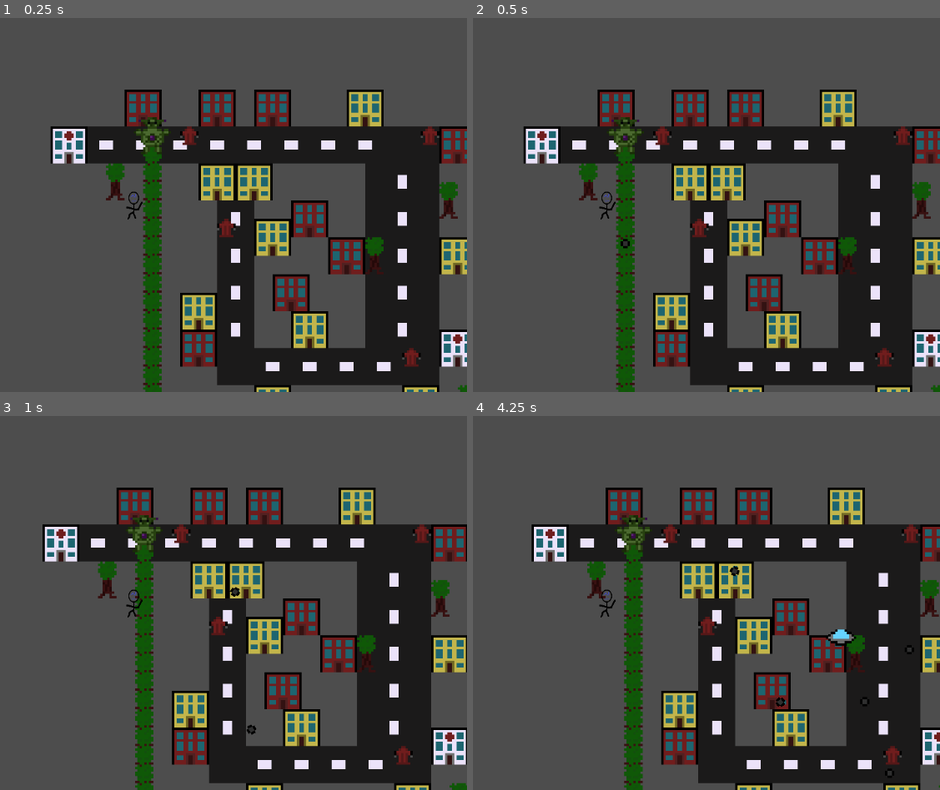
Above: before the commit, frames 1-4 (two rows, left to right).
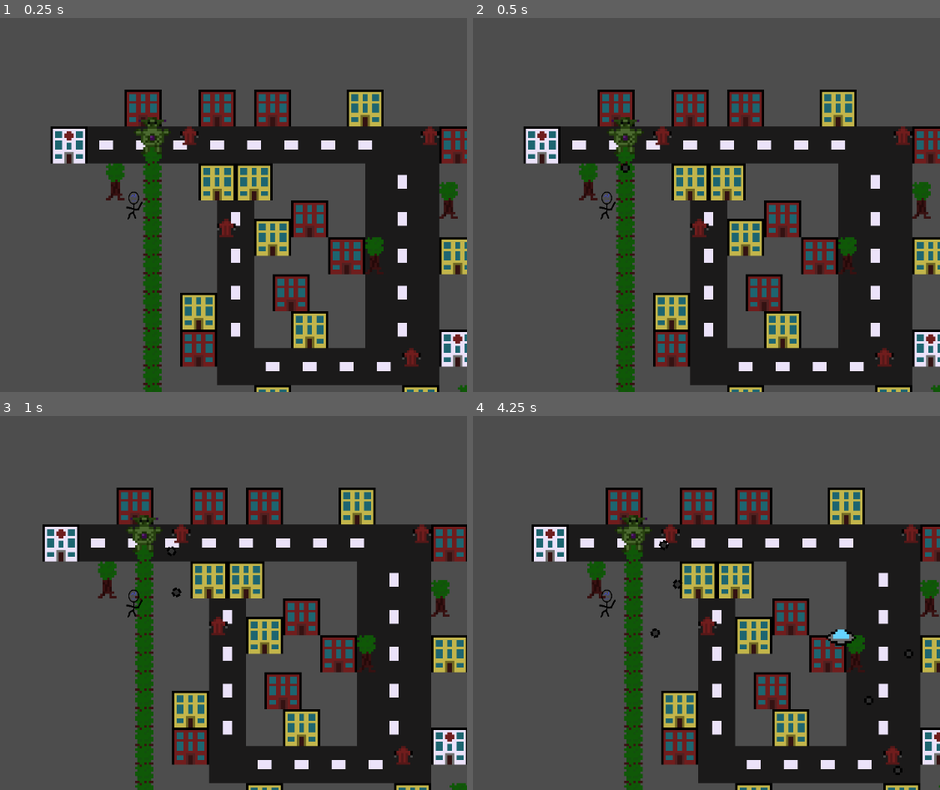
Above: after the commit, the same moments.

Repository: Lila-Kuhlt/Close-Encounters-of-the-Jeff-Kind
Game: Godot game, scene res://scenes/World.tscn
Same seed, same stepped clock (60 frames per second), same inputs: the game is played once before the commit and once after it.
Inputs:
- Up to frame 1 (0.25 s): no input
- Up to frame 2 (0.5 s): no input
- Up to frame 3 (1 s): tap Enter at 0.5 s; hold D (right) from 0.53 s (still down)
- Up to frame 4 (4.25 s): release D (right) at 1.28 s; hold S (down) 1.28-2.03 s; hold D (right) 2.03-2.78 s; tap Space at 2.75 s; hold W (up) 2.78-3.53 s; hold A (left) from 3.53 s (still down)

Frame 1 is identical in both runs. In frame 2, less than 0.1% of the frame differs, in the area x 31-34%, y 38-62%; in frame 3, 0.1%; in frame 4, 0.3%, in the area x 37-95%, y 33-97%.

Commit message:
Make bullets more dogeable

Diff:
--- a/godot/src/Bullet.gd
+++ b/godot/src/Bullet.gd
@@ -1,7 +1,7 @@
 extends CharacterBody2D
 
 const Globals = preload("res://src/Globals.gd")
-@export var SPEED = 100
+@export var SPEED = 30
 
 var direction: Vector2
 
--- a/godot/src/Ufo.gd
+++ b/godot/src/Ufo.gd
@@ -56,7 +56,7 @@
 	for alpha in [1, -1]:
 		var bullet = Bullet.instantiate()
 
-		var d := (dest - start) * 0.0005
+		var d := (dest - start) * 0.0015
 		bullet.direction = d.rotated(alpha)
 		# var r := randf_range(-1, 1)
 		# bullet.direction = bullet.direction.rotated(r * 0.05)
